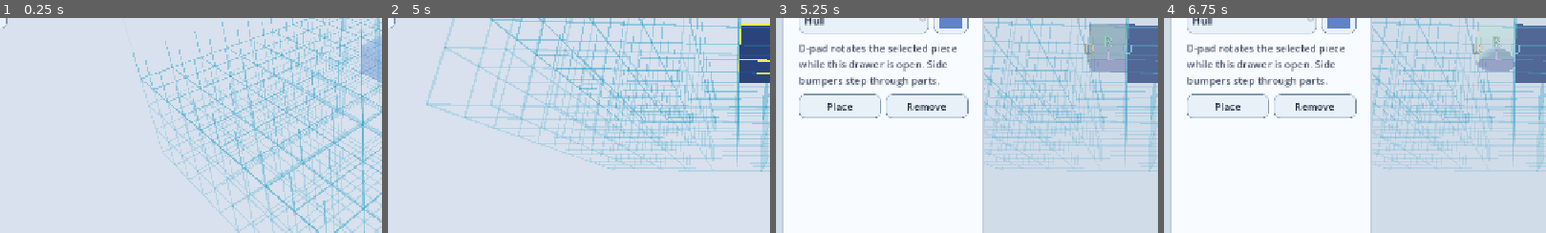
Above: before the commit, frames 1-4 (left to right).
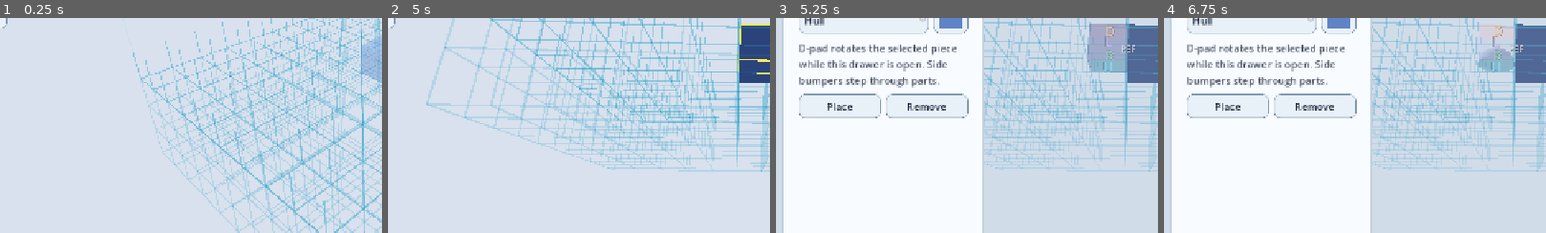
Above: after the commit, the same moments.

Repository: AkitaAttribute/SpaceMinerGame
Game: Godot game, scene res://main.tscn
The game is run twice, just before and just after one commit, with the same random seed, the same clock (stepped at 60 frames per second) and the same inputs.
Inputs (mouse positions are % of the whole screen's width and height, from its top left):
- Up to frame 1 (0.25 s): no input
- Up to frame 2 (5 s): click "⚙" at 0.5 s; click "Resume" at 1.25 s; tap Enter at 2, 3.5 s; move the mouse to (72, 45) at 2.02 s; hold D (builder_right) 2.03-2.75 s; hold Q (level_down) 2.03-2.75 s; click (72, 45) at 2.17 s; tap Space (place_part) at 2.75, 4.25 s; drag from (30, 55) to (45, 70) at 2.77 s; move the mouse to (60, 28) at 3.52 s; hold D (builder_right) 3.53-4.25 s; hold . (part_next) 3.53-4.25 s; drag from (45, 70) to (20, 35) at 4.27 s
- Up to frame 3 (5.25 s): tap Enter at 5 s; move the mouse to (80, 65) at 5.02 s; hold A (builder_left) from 5.03 s (still down); hold Tab (parts_toggle) from 5.03 s (still down)
- Up to frame 4 (6.75 s): release A (builder_left) at 5.75 s; release Tab (parts_toggle) at 5.75 s; click "Selected Cube" at 5.75 s; click "Half Sphere" at 6.5 s
The pictures show only the part of the screen within x 0-50%, y 43-93%; the shares and areas given below are measured in that part.

Frames 1-2 are identical in both runs. In frame 3, 0.5% of the frame differs, in the area x 80-94%, y 4-26%; in frame 4, 0.7%, in the area x 80-94%, y 3-26%.

Commit message:
Drive rotation guide from a designated reference side

Diff:
--- a/scripts/main.gd
+++ b/scripts/main.gd
@@ -806,28 +806,95 @@
     var cell_min := Vector3(float(cursor.x), float(cursor.z), float(cursor.y))
     var cell_max := cell_min + Vector3.ONE
     var center := (cell_min + cell_max) * 0.5
-
-    # The four colors describe the part's LOCAL rotation directions. As the part
-    # rotates, those local directions rotate with it, so the colored cell faces
-    # update to show what each D-pad arrow now means. Camera orientation never
-    # participates in this calculation.
-    var local_directions := {
-        &"builder_up": Vector3(0.0, 0.0, -1.0),
-        &"builder_down": Vector3(0.0, 0.0, 1.0),
-        &"builder_left": Vector3(-1.0, 0.0, 0.0),
-        &"builder_right": Vector3(1.0, 0.0, 0.0),
-    }
-
-    for action in local_directions:
-        var world_direction := part_basis * (local_directions[action] as Vector3)
+    var reference_local := PartFactory.rotation_reference_normal(selected_part)
+    var reference_world := (part_basis * reference_local).normalized()
+
+    # One side of every part is designated as its rotation reference side.
+    # Mark where that side currently points, then simulate the exact same Basis
+    # turn used by the real rotation code for each D-pad action. The colored
+    # face therefore means: "press this button and REF will move here."
+    _add_rotation_reference_marker(
+        center,
+        cell_min,
+        cell_max,
+        reference_world
+    )
+
+    for action in [
+        &"builder_up",
+        &"builder_down",
+        &"builder_left",
+        &"builder_right",
+    ]:
+        var turn := _rotation_turn_for_action(action)
+        if turn == Basis.IDENTITY:
+            continue
+
+        var predicted_basis := (part_basis * turn).orthonormalized()
+        var predicted_reference := (predicted_basis * reference_local).normalized()
+
         _add_rotation_face_for_direction(
             center,
             cell_min,
             cell_max,
-            world_direction,
+            predicted_reference,
             _rotation_direction_color(action),
             _rotation_direction_letter(action)
         )
+
+func _add_rotation_reference_marker(
+    center: Vector3,
+    cell_min: Vector3,
+    cell_max: Vector3,
+    direction: Vector3
+) -> void:
+    var face_position := _rotation_face_position(
+        center,
+        cell_min,
+        cell_max,
+        direction,
+        0.030
+    )
+
+    var label := Label3D.new()
+    label.text = "REF"
+    label.font_size = 48
+    label.pixel_size = 0.005
+    label.modulate = Color(1.0, 1.0, 1.0, 0.72)
+    label.outline_modulate = Color(0.0, 0.0, 0.0, 0.65)
+    label.outline_size = 8
+    label.billboard = BaseMaterial3D.BILLBOARD_ENABLED
+    label.no_depth_test = true
+    label.render_priority = 3
+    label.position = face_position + direction.normalized() * 0.045
+    rotation_guide_root.add_child(label)
+
+func _rotation_face_position(
+    center: Vector3,
+    cell_min: Vector3,
+    cell_max: Vector3,
+    direction: Vector3,
+    inset: float
+) -> Vector3:
+    if absf(direction.y) > absf(direction.x) and absf(direction.y) >= absf(direction.z):
+        return Vector3(
+            center.x,
+            cell_max.y - inset if direction.y >= 0.0 else cell_min.y + inset,
+            center.z
+        )
+
+    if absf(direction.z) > absf(direction.x):
+        return Vector3(
+            center.x,
+            center.y,
+            cell_max.z - inset if direction.z >= 0.0 else cell_min.z + inset
+        )
+
+    return Vector3(
+        cell_max.x - inset if direction.x >= 0.0 else cell_min.x + inset,
+        center.y,
+        center.z
+    )
 
 func _add_rotation_face_for_direction(
     center: Vector3,
@@ -839,39 +906,32 @@
 ) -> void:
     var inset := 0.018
     var thickness := 0.018
-    var axis := 0
-    var face_position := center
+    var face_position := _rotation_face_position(
+        center,
+        cell_min,
+        cell_max,
+        direction,
+        inset
+    )
 
     if absf(direction.y) > absf(direction.x) and absf(direction.y) >= absf(direction.z):
-        axis = 1
+        _add_rotation_wall(
+            face_position,
+            Vector3(0.96, thickness, 0.96),
+            color
+        )
     elif absf(direction.z) > absf(direction.x):
-        axis = 2
-
-    match axis:
-        0:
-            var x := cell_max.x - inset if direction.x >= 0.0 else cell_min.x + inset
-            face_position = Vector3(x, center.y, center.z)
-            _add_rotation_wall(
-                face_position,
-                Vector3(thickness, 0.96, 0.96),
-                color
-            )
-        1:
-            var y := cell_max.y - inset if direction.y >= 0.0 else cell_min.y + inset
-            face_position = Vector3(center.x, y, center.z)
-            _add_rotation_wall(
-                face_position,
-                Vector3(0.96, thickness, 0.96),
-                color
-            )
-        2:
-            var z := cell_max.z - inset if direction.z >= 0.0 else cell_min.z + inset
-            face_position = Vector3(center.x, center.y, z)
-            _add_rotation_wall(
-                face_position,
-                Vector3(0.96, 0.96, thickness),
-                color
-            )
+        _add_rotation_wall(
+            face_position,
+            Vector3(0.96, 0.96, thickness),
+            color
+        )
+    else:
+        _add_rotation_wall(
+            face_position,
+            Vector3(thickness, 0.96, 0.96),
+            color
+        )
 
     _add_rotation_wall_letter(face_position, direction, color, letter)
 
@@ -954,30 +1014,27 @@
         return Vector2i(1 if world_direction.x >= 0.0 else -1, 0)
     return Vector2i(0, 1 if world_direction.z >= 0.0 else -1)
 
-func _rotate_part_fixed(action: StringName) -> void:
-    # Rotation is relative to the part's current local axes, never the camera.
-    # Right-multiplication is intentional: once the part turns, its next
-    # up/down/left/right rotations follow that new local orientation.
-    var axis := Vector3.ZERO
-    var degrees := 0.0
-
+func _rotation_turn_for_action(action: StringName) -> Basis:
     match action:
         &"builder_up":
-            axis = Vector3.RIGHT
-            degrees = -90.0
+            return Basis(Vector3.RIGHT, deg_to_rad(-90.0))
         &"builder_down":
-            axis = Vector3.RIGHT
-            degrees = 90.0
+            return Basis(Vector3.RIGHT, deg_to_rad(90.0))
         &"builder_left":
-            axis = Vector3.UP
-            degrees = -90.0
+            return Basis(Vector3.UP, deg_to_rad(-90.0))
         &"builder_right":
-            axis = Vector3.UP
-            degrees = 90.0
+            return Basis(Vector3.UP, deg_to_rad(90.0))
         _:
-            return
-
-    var turn := Basis(axis, deg_to_rad(degrees))
+            return Basis.IDENTITY
+
+func _rotate_part_fixed(action: StringName) -> void:
+    # Rotation remains local to the part and independent of camera orientation.
+    # The guide calls the same helper before the turn, so its U/D/L/R faces are
+    # a direct preview of where the designated REF side will actually move.
+    var turn := _rotation_turn_for_action(action)
+    if turn == Basis.IDENTITY:
+        return
+
     part_basis = (part_basis * turn).orthonormalized()
 
 func _change_level(delta: int) -> void:
